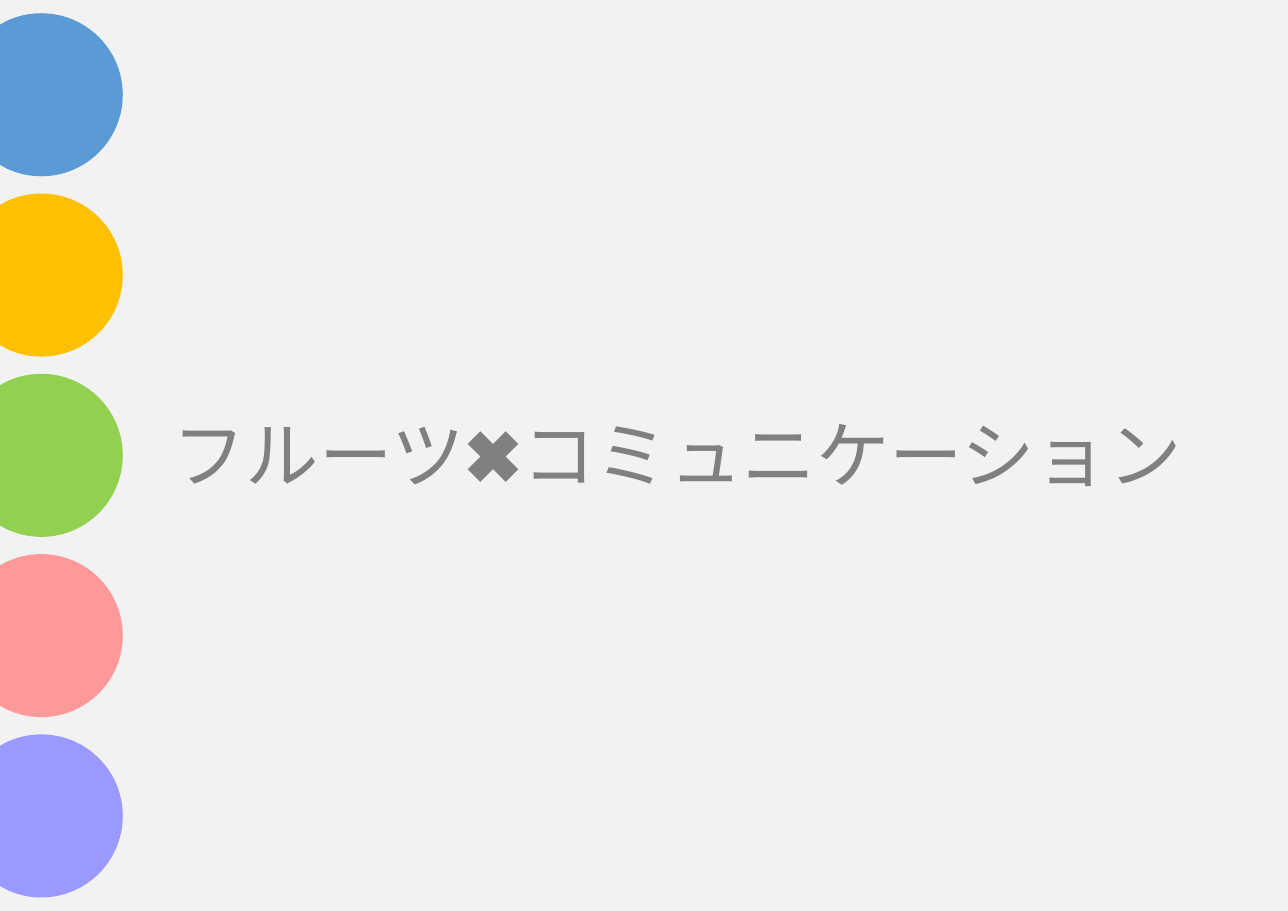
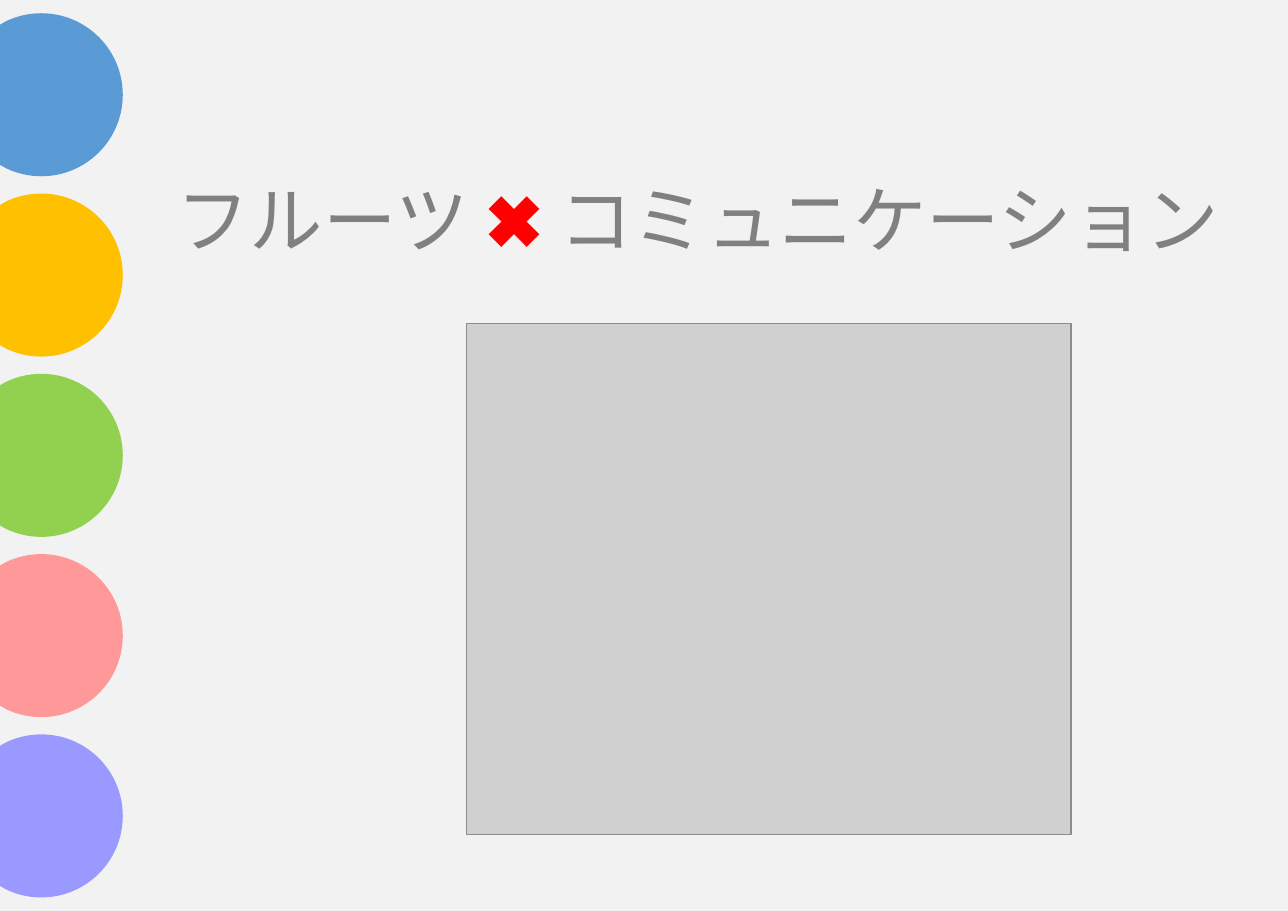
Before and after one commit to asojketest1/test, a slide deck: slide 4 of Funanaプレゼン.pptx. Drawn at 1288x911 pixels with LibreOffice and Linux fonts; fonts in the diff are those of the drawing; grey boxes stand for pictures. Boxes give left, top, right and bottom in pixels: in the first picture for what was removed or moved away, otherwise in the second. Text is boxed around its words. In the diff, an @@ line names an element or a change of style, - is before the commit and + after.

```diff
--- a/Funanaプレゼン.pptx
+++ b/Funanaプレゼン.pptx
@@ title at box(176, 189, 1219, 251): text changed @@
-フルーツ✖️コミュニケーション
+フルーツ ✖ コミュニケーション
@@ picture added at box(466, 324, 1071, 835) @@
```
Also in this commit, not shown: 2 other slides changed, 6 slides added, 1 slide removed, 2 other files.
